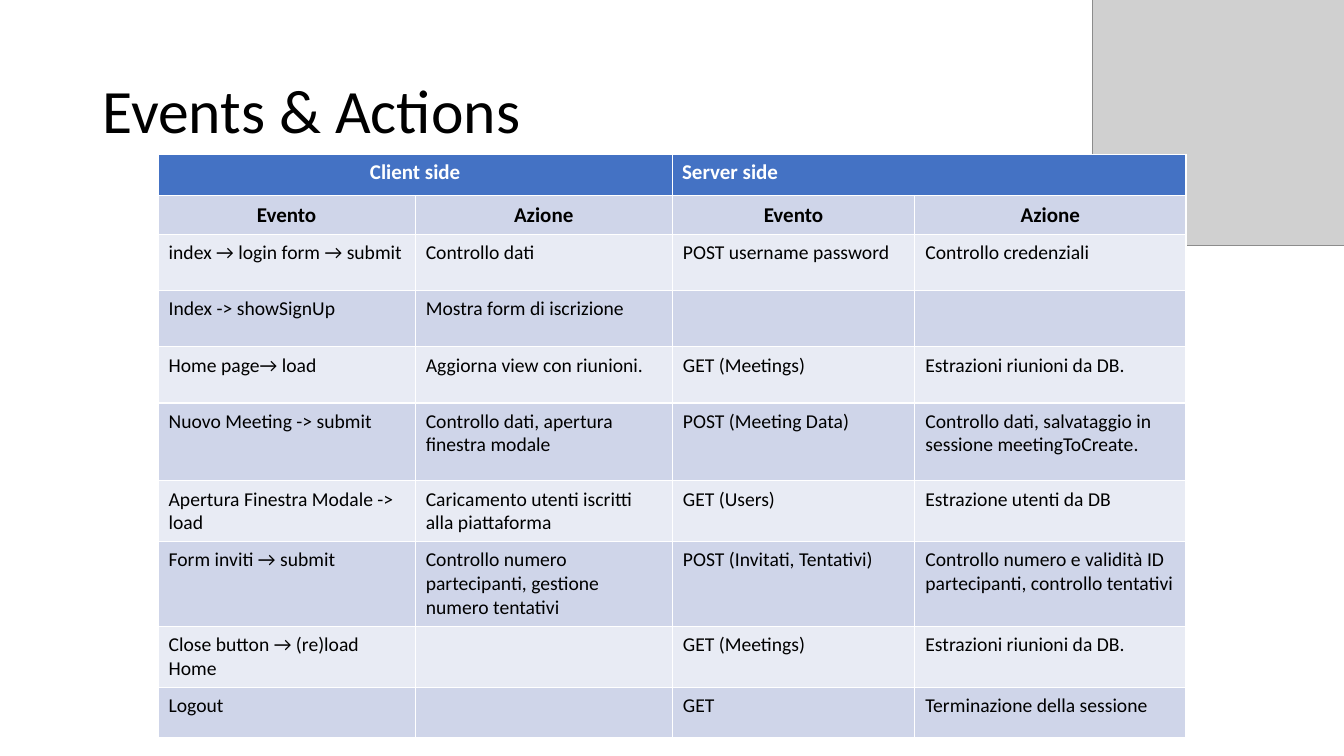
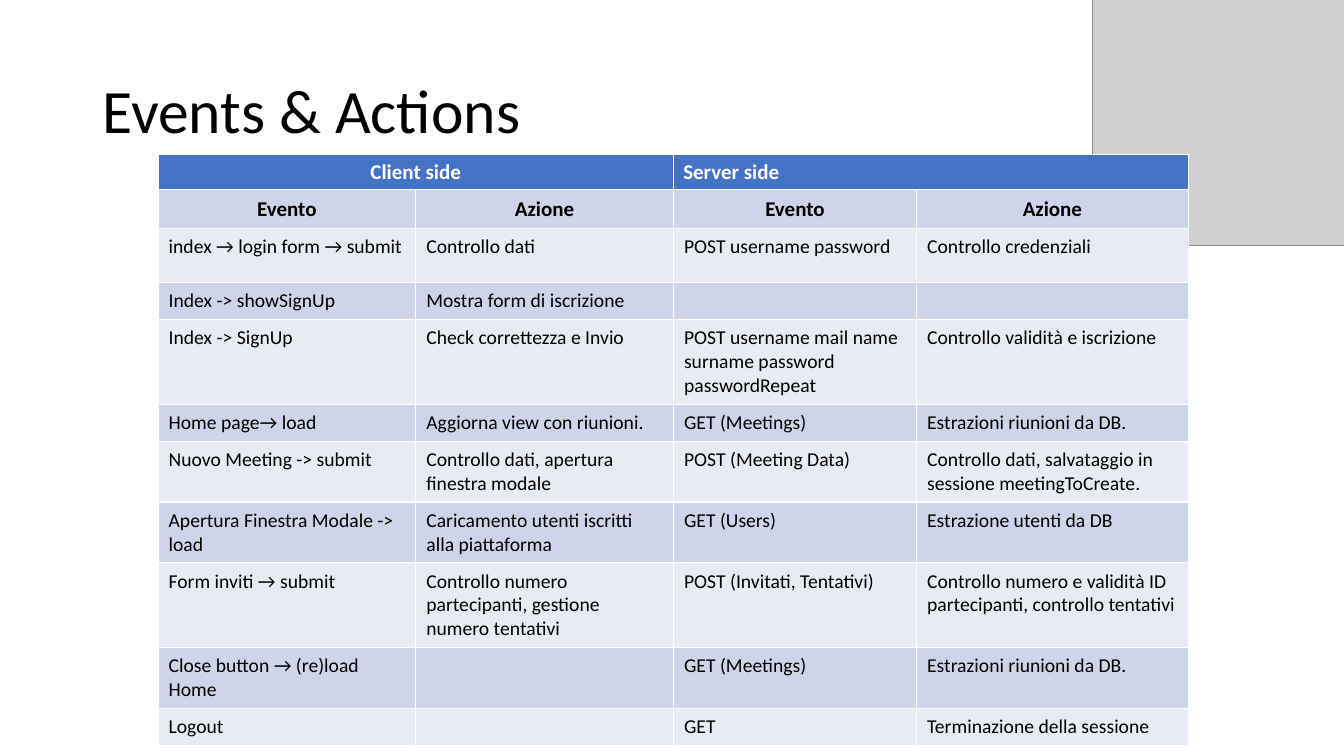
Before and after one commit to AlessandroSironi/TIW-Project-2022, a slide deck: slide 25 of docs/TIW - Documentazione.pptx. Drawn at 1344x756 pixels with LibreOffice and Linux fonts; fonts in the diff are those of the drawing; grey boxes stand for pictures. Boxes give left, top, right and bottom in pixels: in the first picture for what was removed or moved away, otherwise in the second. Text is boxed around its words. In the diff, an @@ line names an element or a change of style, - is before the commit and + after.

```diff
--- a/docs/TIW - Documentazione.pptx
+++ b/docs/TIW - Documentazione.pptx
@@ table at [158, 154, 1190, 741] @@
+row 5: Index -> SignUp | Check correttezza e Invio | POST username mail name surname password passwordRepeat | Controllo validità e iscrizione
```
Also in this commit, not shown: 1 other slide changed, 1 slide added.
